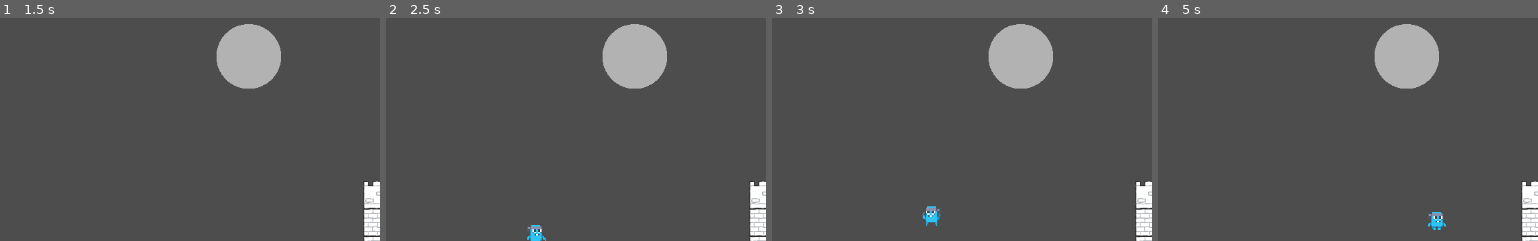
Above: before the commit, frames 1-4 (left to right).
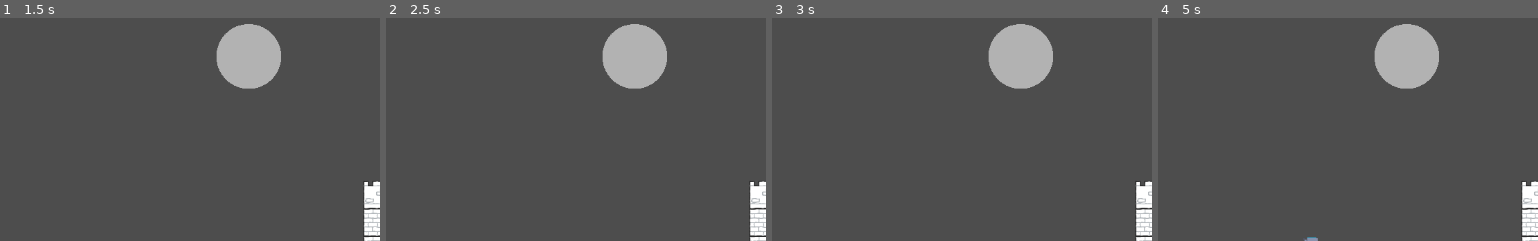
Above: after the commit, the same moments.

Repository: Kevin-Konradi/GMTK_Jam_Game
Game: Godot game, scene res://root_ui.tscn
Same seed, same stepped clock (60 frames per second), same inputs: the game is played once before the commit and once after it.
Inputs:
- Up to frame 1 (1.5 s): click "Start Game" at 0.5 s; tap Enter at 1.25 s; hold D (right) from 1.28 s (still down); tap Space (jump) at 1.35 s
- Up to frame 2 (2.5 s): keep holding D (right); tap Space (jump) at 1.52, 1.82, 2, 2.1, 2.27 s
- Up to frame 3 (3 s): tap Space (jump) at 2.57, 2.85 s; release D (right) at 2.78 s; hold A (left) from 2.78 s (still down)
- Up to frame 4 (5 s): release A (left) at 3.53 s; hold D (right) from 3.53 s (still down); tap Space (jump) at 3.6, 3.77, 4.07, 4.35, 4.52, 4.82 s; tap Enter at 4.25 s
The pictures show only the part of the screen within x 48-98%, y 50-100%; the shares and areas given below are measured in that part.

Frame 1 is identical in both runs. In frame 2, 0.2% of the frame differs, in the area x 37-43%, y 92-100%; in frame 3, 0.3%; in frame 4, 0.3%, in the area x 38-76%, y 86-100%.

Commit message:
Made walk animation faster

Diff:
--- a/root_2d.tscn
+++ b/root_2d.tscn
@@ -14,7 +14,7 @@
 [ext_resource type="AudioStream" uid="uid://82loedftchyl" path="res://assets/audio/level-theme.mp3" id="12_w1xco"]
 
 [sub_resource type="Curve" id="Curve_euwlj"]
-_data = [Vector2(0, 0), 0.0, 0.0, 0, 0, Vector2(1, 1), 5.77984e-07, 0.0, 0, 0]
+_data = [Vector2(0, 0), 0.0, 0.0, 0, 0, Vector2(0.75, 1), 1.36239e-07, 0.0, 0, 0]
 point_count = 2
 
 [sub_resource type="RectangleShape2D" id="RectangleShape2D_kmkbo"]
@@ -129,7 +129,7 @@
 }],
 "loop": true,
 "name": &"walk",
-"speed": 5.0
+"speed": 9.0
 }]
 
 [sub_resource type="Curve" id="Curve_x6lsc"]
@@ -154,7 +154,7 @@
 font = ExtResource("7_x2vmt")
 font_size = 70
 
-[node name="Root2" type="Node2D"]
+[node name="Root" type="Node2D"]
 script = ExtResource("1_nnlp2")
 
 [node name="Player" type="CharacterBody2D" parent="."]
@@ -162,11 +162,7 @@
 position = Vector2(1532, -884)
 scale = Vector2(5, 5)
 script = ExtResource("1_3fgfs")
-speed_cap = 600.0
-acceleration = 0.12
 accelerationCurve = SubResource("Curve_euwlj")
-jump_velocity = -700.0
-friction = 0.145
 
 [node name="Collision" type="CollisionShape2D" parent="Player"]
 position = Vector2(-0.5, 0.5)
@@ -175,13 +171,10 @@
 metadata/_edit_lock_ = true
 
 [node name="Sprite" type="AnimatedSprite2D" parent="Player"]
-z_index = 10
 texture_filter = 1
 sprite_frames = SubResource("SpriteFrames_m2ven")
-animation = &"slide"
+animation = &"walk"
 autoplay = "default"
-frame = 1
-frame_progress = 0.143209
 metadata/_edit_group_ = true
 metadata/_edit_lock_ = true
 
